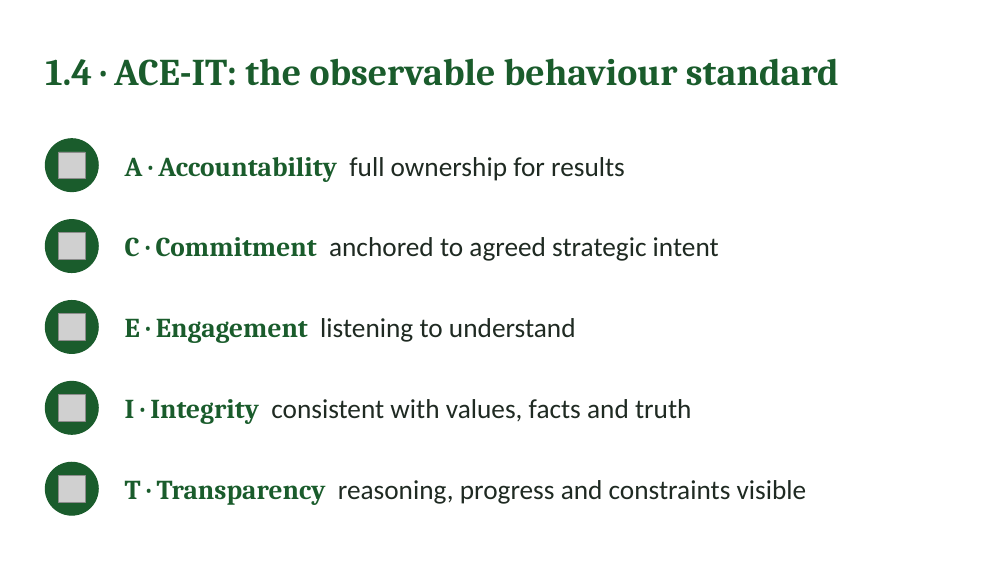
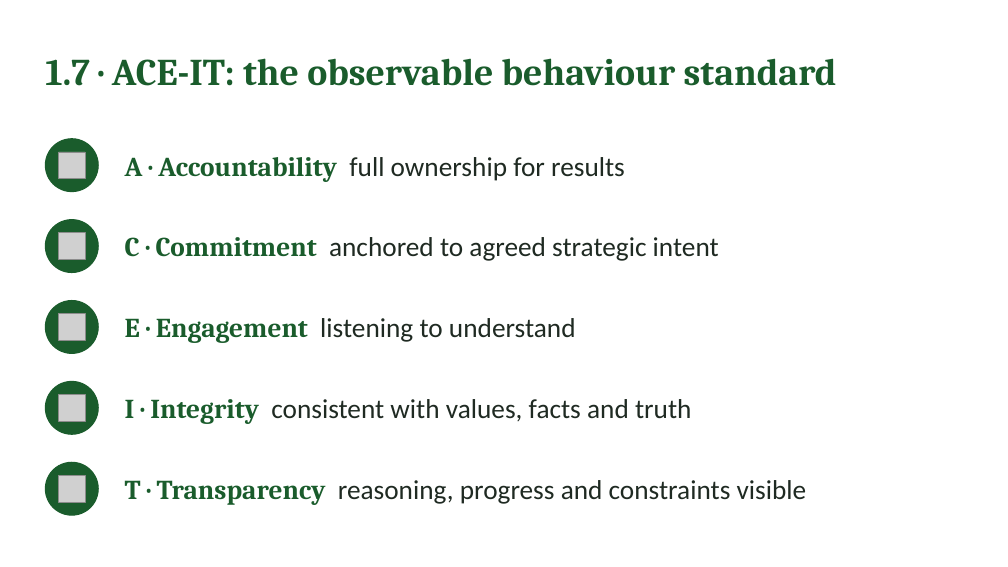
Before and after one commit to IBSL26/ibsl-platform, a slide deck: slide 13 of Unit decks/Unit 05 - Aligning Heart & Mind.pptx (slide 9 before the commit). Drawn at 1008x567 pixels with LibreOffice and Linux fonts; fonts in the diff are those of the drawing; grey boxes stand for pictures. Boxes give left, top, right and bottom in pixels: in the first picture for what was removed or moved away, otherwise in the second. Text is boxed around its words. In the diff, an @@ line names an element or a change of style, - is before the commit and + after.

```diff
--- a/Unit decks/Unit 05 - Aligning Heart & Mind.pptx
+++ b/Unit decks/Unit 05 - Aligning Heart & Mind.pptx
@@ text at (x1=45, y1=58, x2=837, y2=86): text changed @@
-1.4 · ACE-IT: the observable behaviour standard
+1.7 · ACE-IT: the observable behaviour standard
```
Also in this commit, not shown: 8 other slides changed, 8 slides added, 8 other files.
